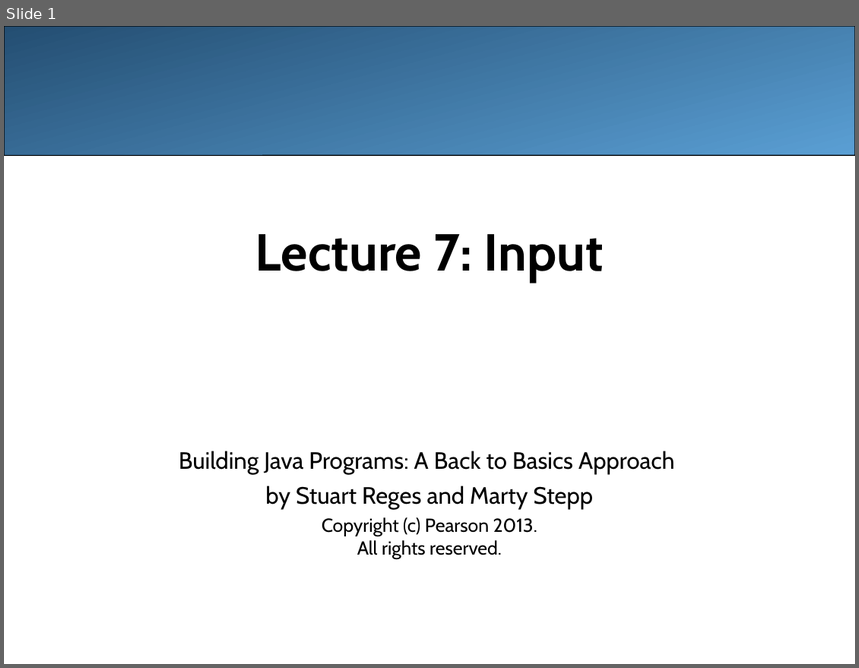
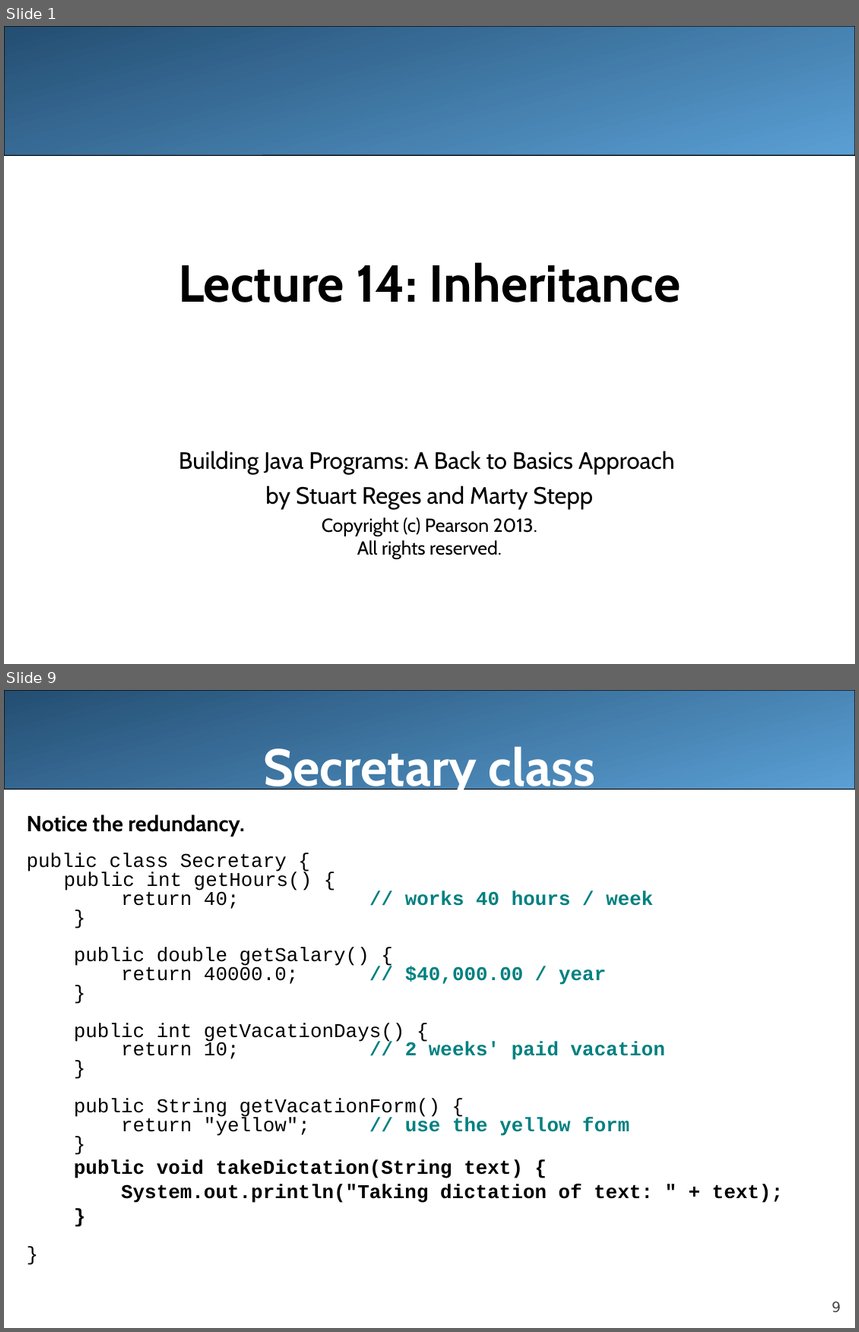
Before and after one commit to LongBaoNguyen/longbaonguyen.github.io, a slide deck: courses/apcsa/lecture14.ppt. Shown one above the other, each under a label of ours: slide 1 before the commit, slides 1 and 9 after it; the slides between them are not shown. The pictures are 859x668 and 859x1332 pixels, drawn with LibreOffice and Linux fonts; fonts in the diff are those of the drawing. Boxes give left, top, right and bottom in pixels: in the first picture for what was removed or moved away, otherwise in the second. Text is boxed around its words. In the diff, an @@ line names an element or a change of style, - is before the commit and + after.

Commit message:
inheritance

```diff
--- a/courses/apcsa/lecture14.ppt
+++ b/courses/apcsa/lecture14.ppt
@@ slide 9 added at box(4, 690, 855, 1328), background #FFFFFF @@
@@ rounded rectangle added at box(4, 690, 855, 790), fill gradient #244E72 to #5A9FD4, outline #000000 0.74 pt @@
@@ title added at box(263, 746, 596, 797), 44 pt, text #FFFFFF, bold @@
+Secretary class
@@ text added at box(27, 815, 783, 1203), 16.6 pt, text #000000, bold @@
+Notice the redundancy.
+public class Secretary {
+public int getHours() {
+return 40; // works 40 hours / week
+}
+public double getSalary() {
+return 40000.0; // $40,000.00 / year
+}
+public int getVacationDays() {
+return 10; // 2 weeks' paid vacation
+}
+public String getVacationForm() {
+return "yellow"; // use the yellow form
+}
+public void takeDictation(String text) {
+System.out.println("Taking dictation of text: " + text);
+}
+}
@@ page number added at box(832, 1302, 841, 1313), 12 pt, text #424242 @@
+9
@@ slide 1 changed as well @@
@@ title at box(178, 262, 680, 303): text changed @@
-Lecture 7: Input
+Lecture 14: Inheritance
```
Also in this commit, not shown: 1 other slide changed, 20 other slides added, 34 slides removed, 27 other files.
